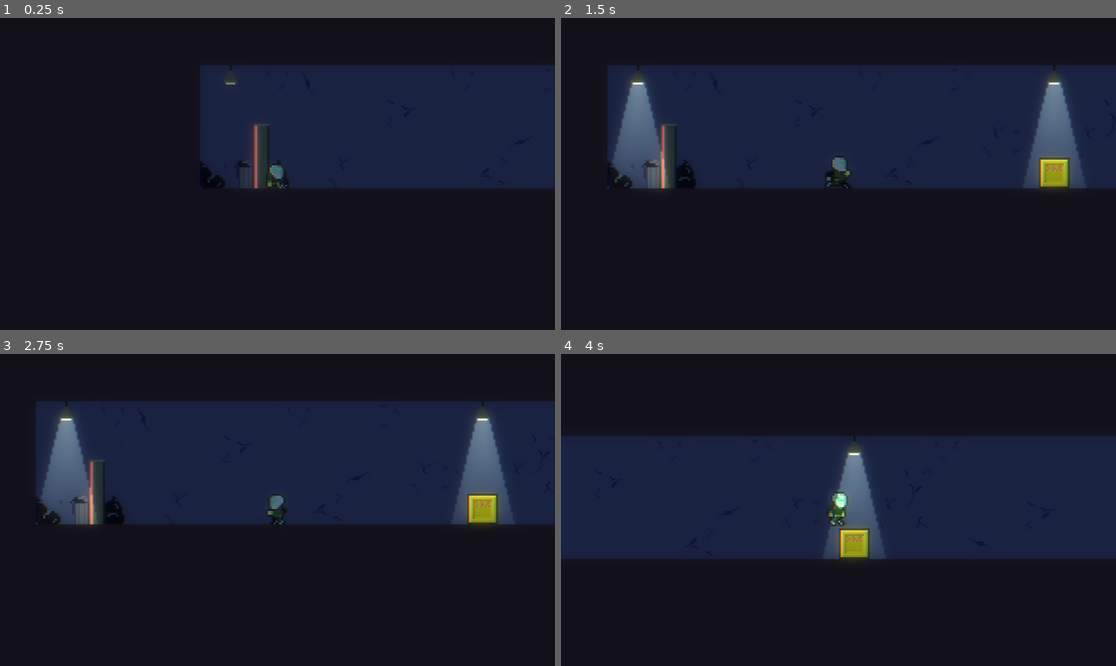
Above: before the commit, frames 1-4 (two rows, left to right).
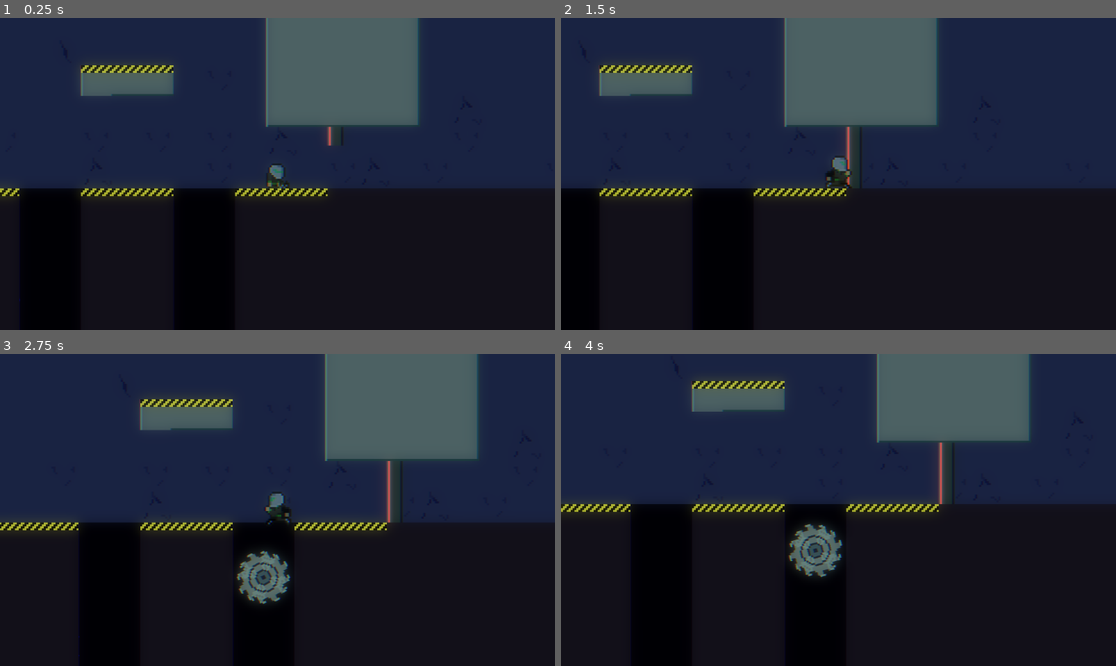
Above: after the commit, the same moments.

Repository: reneelias/Godot-2D-Platformer
Game: Godot game, scene res://Scenes/Level_01.tscn
The game is run twice, just before and just after one commit, with the same random seed, the same clock (stepped at 60 frames per second) and the same inputs.
Inputs:
- Up to frame 1 (0.25 s): no input
- Up to frame 2 (1.5 s): hold D (MoveRight) from 0.53 s (still down); tap Space (Jump) at 0.77 s
- Up to frame 3 (2.75 s): tap Space (Jump) at 1.52 s; release D (MoveRight) at 2.03 s; hold A (MoveLeft) from 2.03 s (still down)
- Up to frame 4 (4 s): release A (MoveLeft) at 2.78 s; hold D (MoveRight) from 2.78 s (still down); tap Space (Jump) at 3.02, 3.77 s

The runs differ from the first frame. In frame 1, 36% of the frame differs, in the area x 0-100%, y 0-91%; in frame 2, 31%; in frame 3, 32%; in frame 4, 46%, in the area x 0-100%, y 0-72%.

Commit message:
Some more Door_Machine progress

Diff:
--- a/2d-platformer/ObjectScenes/Door_Machine.tscn
+++ b/2d-platformer/ObjectScenes/Door_Machine.tscn
@@ -1,5 +1,6 @@
-[gd_scene load_steps=10 format=3 uid="uid://dyglhcoiog4q0"]
+[gd_scene load_steps=11 format=3 uid="uid://cb0xqm7m58vm8"]
 
+[ext_resource type="Script" uid="uid://dew0lsupde406" path="res://Scripts/DoorMachine.gd" id="1_hfrjq"]
 [ext_resource type="Texture2D" uid="uid://dp7gqou3uusm3" path="res://Sprites/InteractableObjects.png" id="1_m1muv"]
 
 [sub_resource type="AtlasTexture" id="AtlasTexture_hfrjq"]
@@ -15,6 +16,22 @@
 
 [sub_resource type="GradientTexture2D" id="GradientTexture2D_hfrjq"]
 gradient = SubResource("Gradient_m1muv")
+
+[sub_resource type="Animation" id="Animation_l258d"]
+resource_name = "Close"
+length = 0.5
+tracks/0/type = "value"
+tracks/0/imported = false
+tracks/0/enabled = true
+tracks/0/path = NodePath(".:position")
+tracks/0/interp = 1
+tracks/0/loop_wrap = true
+tracks/0/keys = {
+"times": PackedFloat32Array(0, 0.5),
+"transitions": PackedFloat32Array(1, 1),
+"update": 0,
+"values": [Vector2(0, -38), Vector2(0, 0)]
+}
 
 [sub_resource type="Animation" id="Animation_m1muv"]
 resource_name = "Open"
@@ -47,22 +64,6 @@
 "values": [Vector2(0, 0)]
 }
 
-[sub_resource type="Animation" id="Animation_l258d"]
-resource_name = "Close"
-length = 0.5
-tracks/0/type = "value"
-tracks/0/imported = false
-tracks/0/enabled = true
-tracks/0/path = NodePath(".:position")
-tracks/0/interp = 1
-tracks/0/loop_wrap = true
-tracks/0/keys = {
-"times": PackedFloat32Array(0, 0.5),
-"transitions": PackedFloat32Array(1, 1),
-"update": 0,
-"values": [Vector2(0, -38), Vector2(0, 0)]
-}
-
 [sub_resource type="AnimationLibrary" id="AnimationLibrary_hfrjq"]
 _data = {
 &"Close": SubResource("Animation_l258d"),
@@ -70,23 +71,27 @@
 &"RESET": SubResource("Animation_hfrjq")
 }
 
-[node name="Door_Machine" type="AnimatableBody2D"]
+[node name="Door_Machine" type="Node2D" node_paths=PackedStringArray("animator")]
+script = ExtResource("1_hfrjq")
+animator = NodePath("AnimatedBody/AnimationPlayer")
 
-[node name="Sprite2D" type="Sprite2D" parent="."]
+[node name="AnimatedBody" type="AnimatableBody2D" parent="."]
+
+[node name="Sprite2D" type="Sprite2D" parent="AnimatedBody"]
 texture = SubResource("AtlasTexture_hfrjq")
 
-[node name="CollisionShape2D" type="CollisionShape2D" parent="."]
+[node name="CollisionShape2D" type="CollisionShape2D" parent="AnimatedBody"]
 shape = SubResource("RectangleShape2D_l258d")
 
-[node name="PointLight2D" type="PointLight2D" parent="."]
+[node name="PointLight2D" type="PointLight2D" parent="AnimatedBody"]
 z_index = -5
 position = Vector2(-2.5, 0.5)
 scale = Vector2(0.07, 0.535)
 color = Color(0.85490197, 0.3647059, 0.3647059, 1)
-range_z_max = 0
+range_z_max = -4
 texture = SubResource("GradientTexture2D_hfrjq")
 
-[node name="AnimationPlayer" type="AnimationPlayer" parent="."]
+[node name="AnimationPlayer" type="AnimationPlayer" parent="AnimatedBody"]
 libraries = {
 &"": SubResource("AnimationLibrary_hfrjq")
 }
--- a/2d-platformer/Scenes/Level_01.tscn
+++ b/2d-platformer/Scenes/Level_01.tscn
@@ -878,7 +878,7 @@
 
 [node name="Player" parent="." instance=ExtResource("5_egvei")]
 z_index = 5
-position = Vector2(0, 8)
+position = Vector2(3014, 8)
 collision_mask = 3
 turnSpeedScaler = 0.1
 playerState = 0
@@ -1425,7 +1425,8 @@
 [node name="Doors" type="Node2D" parent="."]
 
 [node name="Door_Machine" parent="Doors" instance=ExtResource("13_sgdom")]
-z_index = -15
+z_index = -5
+position = Vector2(3044, -1)
 
 [editable path="Camera2D"]
 [editable path="Lights/LongHangingLamp_02"]
--- a/2d-platformer/Scripts/Button_Machine.gd
+++ b/2d-platformer/Scripts/Button_Machine.gd
@@ -26,6 +26,7 @@
 	if player:
 		text.modulate.a = 1
 
+
 func _on_body_exited(body: Node2D):
 	var player = body as CharacterController
 	if player:
--- /dev/null
+++ b/2d-platformer/Scripts/DoorMachine.gd
@@ -0,0 +1,18 @@
+extends Node2D
+
+@export var animator : AnimationPlayer
+@export var opened := false
+
+func _ready():
+	if opened:
+		activate()
+	else:
+		deactivate()
+
+func activate():
+	opened = true
+	animator.play("Open")
+
+func deactivate():
+	opened = false
+	animator.play("Close")
Not shown: 1 places in 2d-platformer/Scenes/Level_01.tscn that only renumber resources
Not shown, added: 2d-platformer/Scripts/DoorMachine.gd.uid
